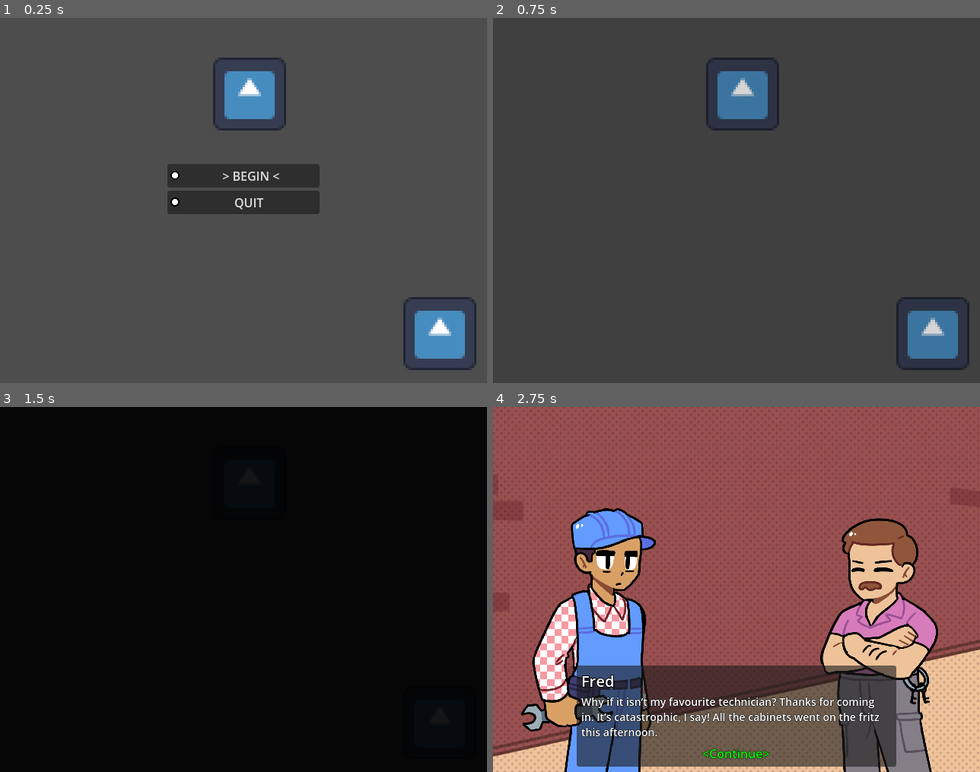
Above: before the commit, frames 1-4 (two rows, left to right).
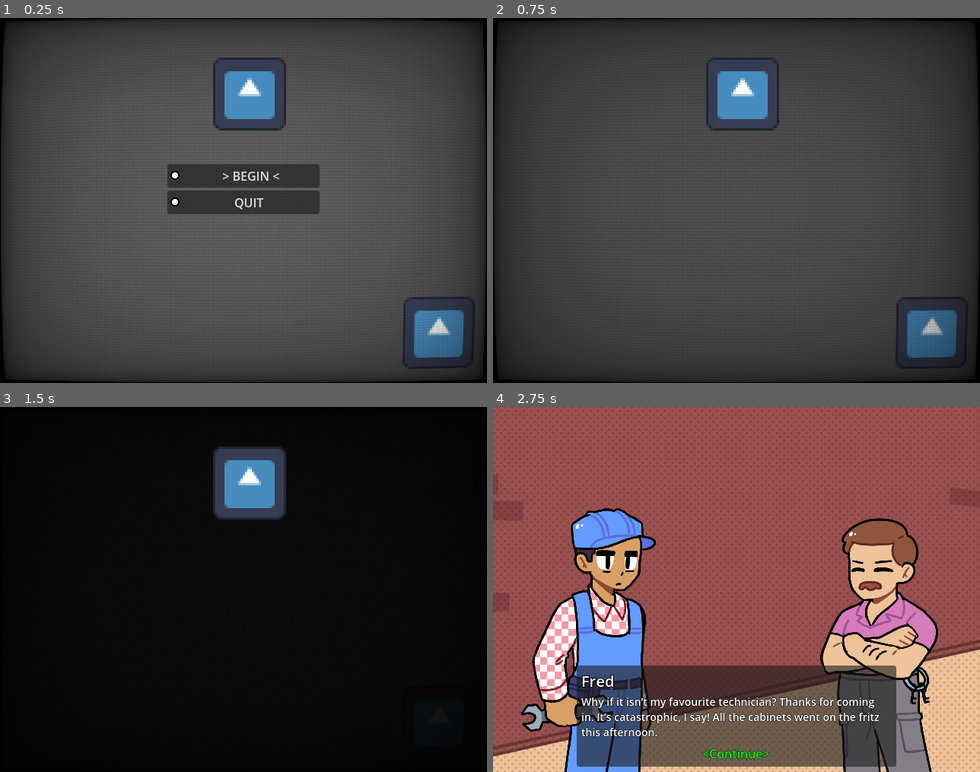
Above: after the commit, the same moments.

Repository: EncryptedCow/AGJ24
Game: Godot game, scene res://scenes/main_menu.tscn
Same seed, same stepped clock (60 frames per second), same inputs: the game is played once before the commit and once after it. The engine's default icon, where the game draws it, is replaced by a stand-in: a white triangle on a blue panel in a dark square.
Inputs (mouse positions are in pixels of both pictures, inside the frame that each line leads up to):
- Up to frame 1 (0.25 s): no input
- Up to frame 2 (0.75 s): click "> BEGIN <" at 0.5 s
- Up to frame 3 (1.5 s): move the mouse to (350, 571) at 1.27 s; press the mouse at (350, 571) at 1.28 s; hold D (move_right) from 1.28 s (still down)
- Up to frame 4 (2.75 s): keep holding D (move_right); tap W (move_up) at 1.52, 2.27 s; tap Enter at 2 s; move the mouse to (639, 607) at 2.02 s; release the mouse at (639, 607) at 2.03 s; click (639, 607) at 2.1 s

The runs differ from the first frame. In frame 1, 17% of the frame differs, in the area x 0-100%, y 0-100%; in frame 2, 13%; in frame 3, 3.0%; in frame 4, nothing differs.

Commit message:
Main menu effect

Diff:
--- a/scenes/main_menu.tscn
+++ b/scenes/main_menu.tscn
@@ -1,10 +1,11 @@
-[gd_scene load_steps=9 format=3 uid="uid://8ocj14pyorl"]
+[gd_scene load_steps=11 format=3 uid="uid://8ocj14pyorl"]
 
 [ext_resource type="Script" path="res://components/main_menu.gd" id="1_c6t4j"]
 [ext_resource type="Texture2D" uid="uid://c87i0qawgl808" path="res://textures/bullet.png" id="1_opo8f"]
 [ext_resource type="PackedScene" uid="uid://cjyfya6yjag6x" path="res://scenes/arcade_overworld.tscn" id="2_jk1ib"]
 [ext_resource type="Texture2D" uid="uid://dcbvufsw0pjyr" path="res://icon.svg" id="4_g5j3q"]
 [ext_resource type="Texture2D" uid="uid://cx3jx1800qsjc" path="res://textures/prototyping/wall1.png" id="4_m3hja"]
+[ext_resource type="Shader" path="res://shaders/crt.gdshader" id="6_8yj1v"]
 
 [sub_resource type="Animation" id="Animation_1vjkl"]
 resource_name = "fade_out"
@@ -42,12 +43,29 @@
 
 [sub_resource type="StyleBoxEmpty" id="StyleBoxEmpty_cmbw8"]
 
+[sub_resource type="ShaderMaterial" id="ShaderMaterial_mfu46"]
+shader = ExtResource("6_8yj1v")
+shader_parameter/resolution = Vector2(1920, 1080)
+shader_parameter/scan_line_amount = 0.225
+shader_parameter/warp_amount = 0.1
+shader_parameter/noise_amount = 0.02
+shader_parameter/interference_amount = 0.2
+shader_parameter/grille_amount = 0.1
+shader_parameter/grille_size = 1.194
+shader_parameter/vignette_amount = 0.6
+shader_parameter/vignette_intensity = 0.352
+shader_parameter/aberation_amount = 0.5
+shader_parameter/roll_line_amount = 0.01
+shader_parameter/roll_speed = 5.0
+shader_parameter/scan_line_strength = -8.0
+shader_parameter/pixel_strength = -2.0
+
 [node name="MainMenu" type="Node2D" node_paths=PackedStringArray("start_button", "start_animation", "quit_button")]
 script = ExtResource("1_c6t4j")
-start_button = NodePath("CanvasLayer/Control/BoxContainer/BeginButton")
+start_button = NodePath("CanvasLayer/BoxContainer/BeginButton")
 start_level = ExtResource("2_jk1ib")
 start_animation = NodePath("AnimationPlayer")
-quit_button = NodePath("CanvasLayer/Control/BoxContainer/QuitButton")
+quit_button = NodePath("CanvasLayer/BoxContainer/QuitButton")
 
 [node name="AnimationPlayer" type="AnimationPlayer" parent="."]
 libraries = {
@@ -63,37 +81,6 @@
 anchor_bottom = 1.0
 grow_horizontal = 2
 grow_vertical = 2
-
-[node name="BoxContainer" type="BoxContainer" parent="CanvasLayer/Control"]
-layout_mode = 1
-anchors_preset = 8
-anchor_left = 0.5
-anchor_top = 0.5
-anchor_right = 0.5
-anchor_bottom = 0.5
-offset_left = -100.0
-offset_top = -48.0
-offset_right = 100.0
-offset_bottom = 50.0
-grow_horizontal = 2
-grow_vertical = 2
-vertical = true
-
-[node name="BeginButton" type="Button" parent="CanvasLayer/Control/BoxContainer"]
-layout_mode = 2
-text = "BEGIN"
-icon = ExtResource("1_opo8f")
-
-[node name="QuitButton" type="Button" parent="CanvasLayer/Control/BoxContainer"]
-layout_mode = 2
-text = "QUIT"
-icon = ExtResource("1_opo8f")
-
-[node name="LogoSprite2D" type="Sprite2D" parent="CanvasLayer/Control/BoxContainer"]
-position = Vector2(60, -140)
-scale = Vector2(3, 3)
-texture = ExtResource("4_g5j3q")
-centered = false
 
 [node name="PanelContainer" type="PanelContainer" parent="CanvasLayer/Control"]
 layout_mode = 1
@@ -131,3 +118,41 @@
 scale = Vector2(36.1563, 20.25)
 texture = ExtResource("4_m3hja")
 centered = false
+
+[node name="ColorRect" type="ColorRect" parent="CanvasLayer"]
+material = SubResource("ShaderMaterial_mfu46")
+anchors_preset = 15
+anchor_right = 1.0
+anchor_bottom = 1.0
+grow_horizontal = 2
+grow_vertical = 2
+
+[node name="BoxContainer" type="BoxContainer" parent="CanvasLayer"]
+anchors_preset = 8
+anchor_left = 0.5
+anchor_top = 0.5
+anchor_right = 0.5
+anchor_bottom = 0.5
+offset_left = -100.0
+offset_top = -48.0
+offset_right = 100.0
+offset_bottom = 50.0
+grow_horizontal = 2
+grow_vertical = 2
+vertical = true
+
+[node name="BeginButton" type="Button" parent="CanvasLayer/BoxContainer"]
+layout_mode = 2
+text = "BEGIN"
+icon = ExtResource("1_opo8f")
+
+[node name="QuitButton" type="Button" parent="CanvasLayer/BoxContainer"]
+layout_mode = 2
+text = "QUIT"
+icon = ExtResource("1_opo8f")
+
+[node name="LogoSprite2D" type="Sprite2D" parent="CanvasLayer/BoxContainer"]
+position = Vector2(60, -140)
+scale = Vector2(3, 3)
+texture = ExtResource("4_g5j3q")
+centered = false
